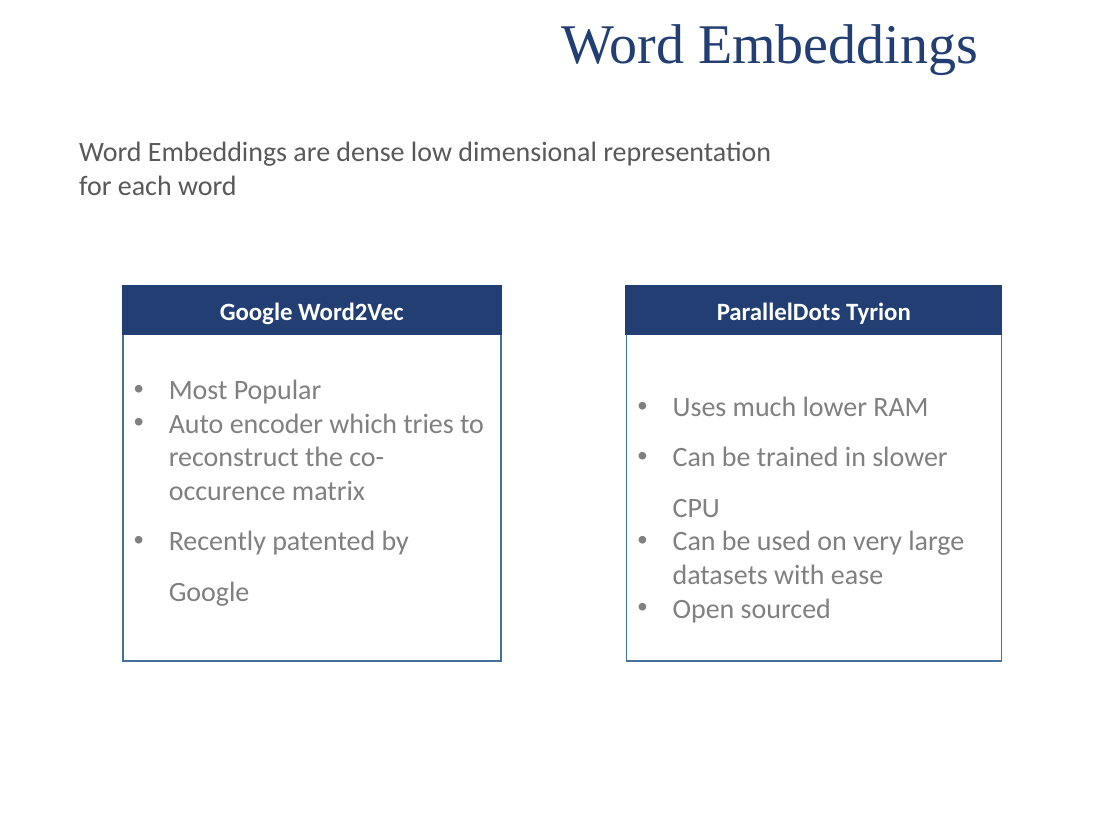
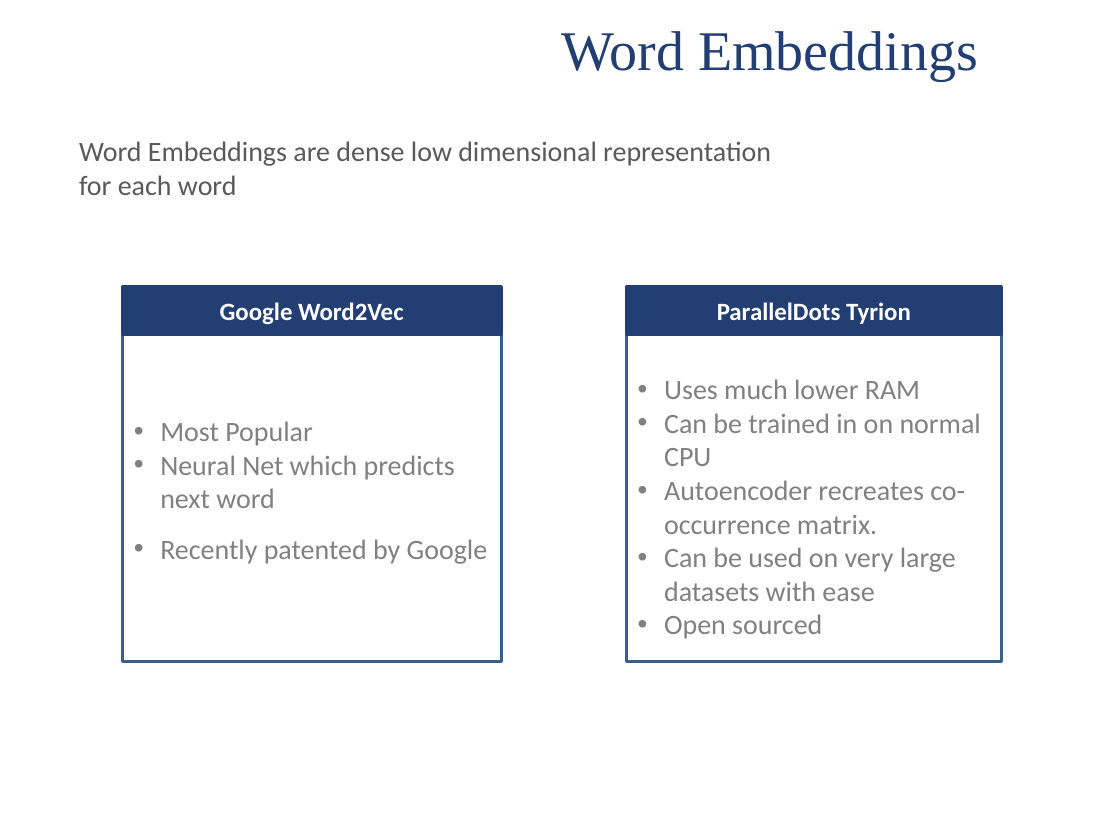
Before and after one commit to ParallelDots/Talks, a slide deck: slide 5 of Fifth_Element_Talk-Muktabh_Mayank.pptx. Drawn at 1120x840 pixels with LibreOffice and Linux fonts; fonts in the diff are those of the drawing; background and template pictures are left out. Boxes give left, top, right and bottom in pixels: in the first picture for what was removed or moved away, otherwise in the second. Text is boxed around its words. In the diff, an @@ line names an element or a change of style, - is before the commit and + after.

Commit message:
Slight change in Word Embeddings file.

```diff
--- a/Fifth_Element_Talk-Muktabh_Mayank.pptx
+++ b/Fifth_Element_Talk-Muktabh_Mayank.pptx
@@ text "Word Embeddings" at [561, 31, 978, 81]: line spacing 0.9 to 1 @@
@@ rectangle "Google Word2Vec" at [122, 286, 501, 334]: outline #223E73 1 pt to #223E73 2 pt @@
@@ rectangle "ParallelDots Tyrion" at [626, 286, 1001, 334]: outline #223E73 1 pt to #223E73 2 pt @@
@@ rectangle "Most Popular" at [123, 334, 502, 661]: outline #43739E 1 pt to #3A5F8C 2 pt @@
@@ rectangle "Uses much lower RAM" at [626, 334, 1001, 661]: outline #43739E 1 pt to #3A5F8C 2 pt @@
@@ text in rectangle at [664, 379, 956, 639]: indent changed @@
@@ text in rectangle at [664, 413, 981, 534]: text changed @@
-• Can be trained in slower CPU
+• Can be trained in on normal CPU
+• Autoencoder recreates co-occurrence matrix.
@@ text in rectangle at [160, 421, 488, 564]: indent changed @@
@@ text in rectangle at [160, 455, 455, 508]: text changed @@
-• Auto encoder which tries to reconstruct the co-occurence matrix
+• Neural Net which predicts next word
```
Also in this commit, not shown: 12 other slides changed, 1 other file.
